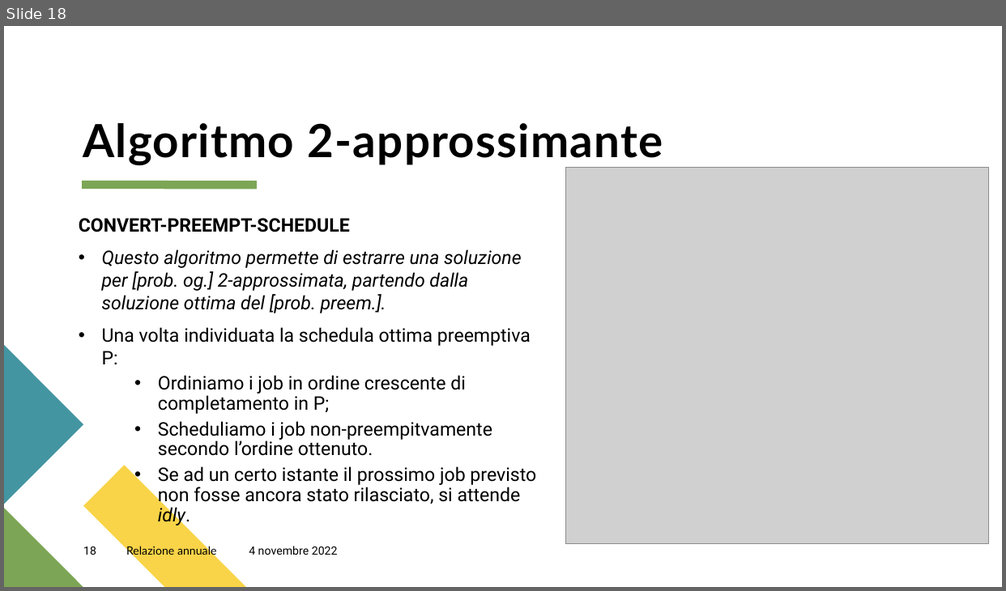
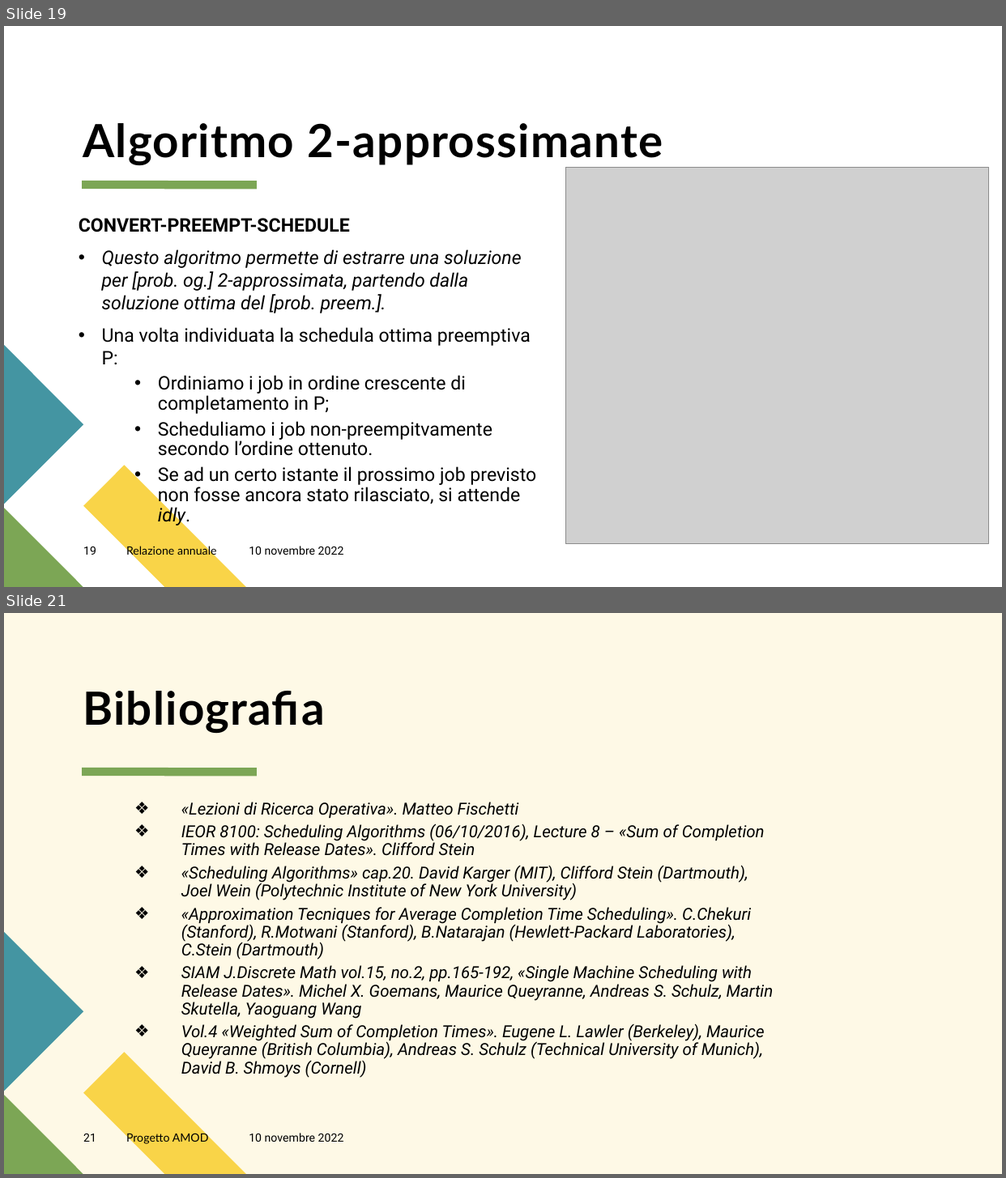
Before and after one commit to GiulioAppetito/Progetto-AMOD-21-22, a slide deck: Presentazione Progetto AMOD.pptx. Shown one above the other, each under a label of ours: slide 18 before the commit, slides 19 and 21 after it; the slides between them are not shown. The pictures are 1006x591 and 1006x1178 pixels, drawn with LibreOffice and Linux fonts; fonts in the diff are those of the drawing; grey boxes stand for pictures. Boxes give left, top, right and bottom in pixels: in the first picture for what was removed or moved away, otherwise in the second. Text is boxed around its words. In the diff, an @@ line names an element or a change of style, - is before the commit and + after.

```diff
--- a/Presentazione Progetto AMOD.pptx
+++ b/Presentazione Progetto AMOD.pptx
@@ slide 21 added at (x1=4, y1=613, x2=1002, y2=1174), background #FEF9E6; not listed: 4 template elements that a slide beside it also shows @@
@@ title added at (x1=83, y1=691, x2=325, y2=734), 44 pt, text #000000, bold @@
+Bibliografia
@@ text added at (x1=181, y1=802, x2=774, y2=1078), 16 pt, text #000000, italic @@
+  ❖ «Lezioni di Ricerca Operativa». Matteo Fischetti
+  ❖ IEOR 8100: Scheduling Algorithms (06/10/2016), Lecture 8 – «Sum of Completion Times with Release Dates». Clifford Stein
+  ❖ «Scheduling Algorithms» cap.20. David Karger (MIT), Clifford Stein (Dartmouth), Joel Wein (Polytechnic Institute of New York University)
+  ❖ «Approximation Tecniques for Average Completion Time Scheduling». C.Chekuri (Stanford), R.Motwani (Stanford), B.Natarajan (Hewlett-Packard Laboratories), C.Stein (Dartmouth)
+  ❖ SIAM J.Discrete Math vol.15, no.2, pp.165-192, «Single Machine Scheduling with Release Dates». Michel X. Goemans, Maurice Queyranne, Andreas S. Schulz, Martin Skutella, Yaoguang Wang
+  ❖ Vol.4 «Weighted Sum of Completion Times». Eugene L. Lawler (Berkeley), Maurice Queyranne (British Columbia), Andreas S. Schulz (Technical University of Munich), David B. Shmoys (Cornell)
@@ page number added at (x1=83, y1=1134, x2=96, y2=1142), 11 pt, text #000000 @@
+21
@@ text added at (x1=126, y1=1132, x2=209, y2=1145), 11 pt, text #000000 @@
+Progetto AMOD
@@ text added at (x1=249, y1=1133, x2=344, y2=1142), 11 pt, text #000000 @@
+10 novembre 2022
@@ what was slide 18 is now slide 19 @@
@@ slide 19 changed as well @@
@@ page number at (x1=83, y1=547, x2=96, y2=555): text changed @@
-18
+19
@@ text at (x1=249, y1=546, x2=344, y2=555): text changed @@
-4 novembre 2022
+10 novembre 2022
```
Also in this commit, not shown: 17 other slides changed, 3 other slides added, 9 slides removed.
